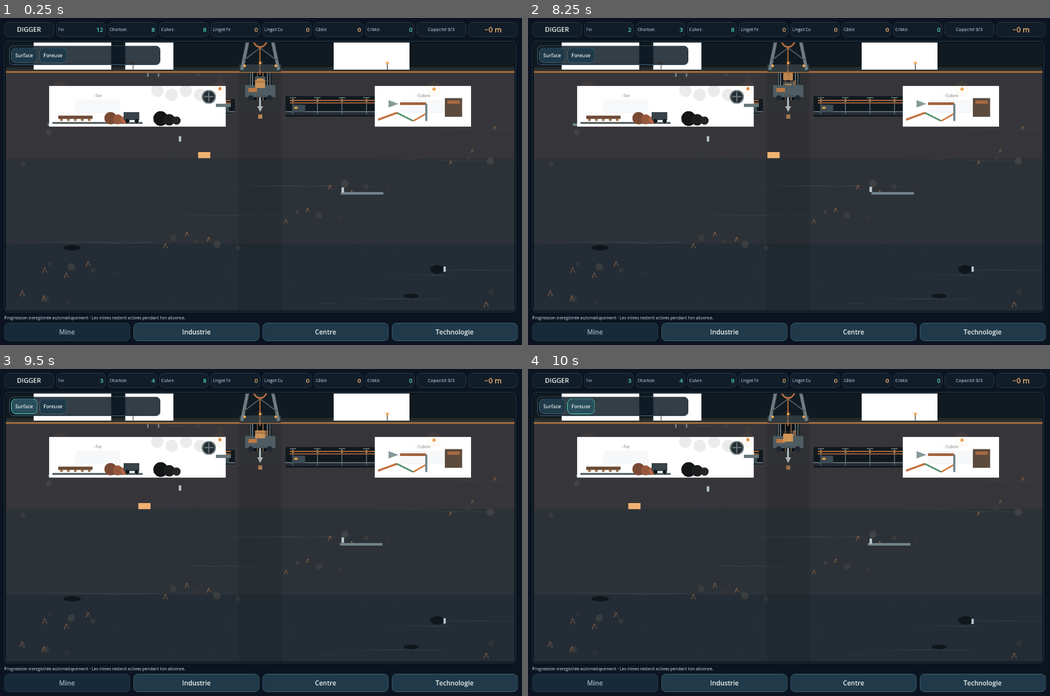
Above: before the commit, frames 1-4 (two rows, left to right).
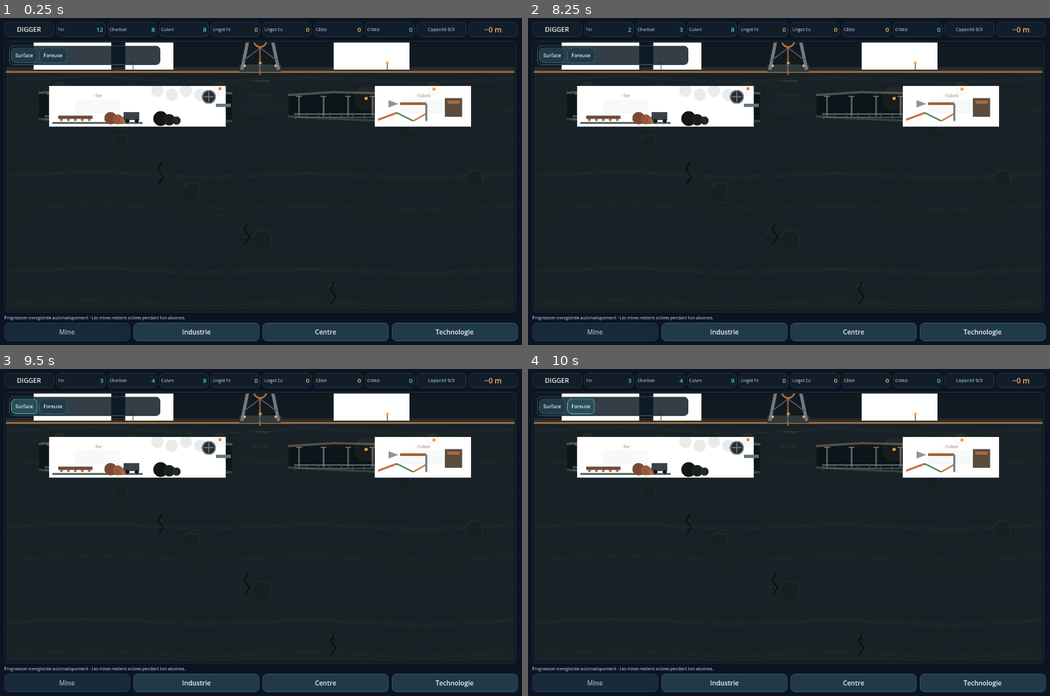
Above: after the commit, the same moments.

Repository: devjonathan1999-del/Project-Digger
Game: Godot game, scene res://scenes/main.tscn
Same seed, same stepped clock (60 frames per second), same inputs: the game is played once before the commit and once after it.
Inputs:
- Up to frame 1 (0.25 s): no input
- Up to frame 2 (8.25 s): click "Surface" at 0.5 s; click "Foreuse" at 1.25 s; click "Industrie" at 2 s; click "Améliorer" at 2.75 s; click "Lingot de fer" at 3.5 s; click "Lancer le lot" at 4.25 s; click "Câble" at 5 s; click "Mine" at 5.75 s; click "Centre" at 6.5 s; click "Technologie" at 7.25 s; click "Mine" at 8 s
- Up to frame 3 (9.5 s): click "Surface" at 8.75 s
- Up to frame 4 (10 s): click "Foreuse" at 9.5 s

The runs differ from the first frame. In frame 1, 17% of the frame differs, in the area x 1-99%, y 16-89%; in frame 2, 17%; in frame 3, 17%; in frame 4, 17%.

Commit message:
feat: add final rock mass lighting and atmosphere

Diff:
--- a/src/industry/ui/mine_module_renderer.gd
+++ b/src/industry/ui/mine_module_renderer.gd
@@ -20,6 +20,11 @@
     "coal_identity_score": 0,
     "copper_identity_score": 0,
     "crystal_identity_score": 0,
+    "rock_mass_score": 0,
+    "large_cavity_count": 0,
+    "light_pool_count": 0,
+    "atmosphere_effect_count": 0,
+    "deep_cyan_strength": 0.0,
 }
 
 func _ready() -> void:
@@ -37,9 +42,11 @@
 
     var surface_profile: Dictionary = Layout.surface_profile(center_level)
     var shaft_profile: Dictionary = Layout.shaft_profile(viewport_size.x, depth)
+    var geology_profile: Dictionary = Layout.geology_profile(depth)
     var modules: Array = surface_profile.get("modules", [])
     var station_depths: Array = shaft_profile.get("station_depths", [])
     var crystal_visible := depth >= 90
+    var depth_band := maxi(0, depth / 30)
 
     _metrics["surface_module_count"] = modules.size()
     _metrics["surface_feature_count"] = modules.size()
@@ -52,6 +59,11 @@
     _metrics["coal_identity_score"] = 6
     _metrics["copper_identity_score"] = 6
     _metrics["crystal_identity_score"] = 5 if crystal_visible else 0
+    _metrics["rock_mass_score"] = 6 + depth_band * 2 + int(geology_profile.get("strata_count", 3))
+    _metrics["large_cavity_count"] = int(geology_profile.get("cavity_count", 0)) + (1 if depth >= 120 else 0)
+    _metrics["light_pool_count"] = 4 + mini(depth_band, 4)
+    _metrics["atmosphere_effect_count"] = 3 + mini(depth_band, 5)
+    _metrics["deep_cyan_strength"] = float(geology_profile.get("cyan_strength", 0.04))
     queue_redraw()
 
 func metrics() -> Dictionary:
@@ -60,9 +72,229 @@
 func _draw() -> void:
     if _state.is_empty():
         return
+    _draw_final_geology()
     _draw_surface_base()
     _draw_resource_installations()
     _draw_hero_shaft()
+
+func _draw_final_geology() -> void:
+    var depth := int(_state.get("depth", 0))
+    var geology: Dictionary = Layout.geology_profile(depth)
+    var cyan_strength := float(geology.get("cyan_strength", 0.04))
+    var surface_y := _depth_to_y(0.0)
+    var rock_top := clampf(surface_y, 0.0, size.y)
+
+    # The v0.6 geology is intentionally opaque so the Mine reads as a world,
+    # not as schematic lines layered on the old renderer.
+    draw_rect(Rect2(Vector2.ZERO, size), Color("091117"))
+    var rock_color := Color("182126")
+    if depth >= 60:
+        rock_color = Color("151f25")
+    if depth >= 120:
+        rock_color = Color("111d24")
+    rock_color = rock_color.lerp(Color("12343a"), cyan_strength * 0.22)
+    draw_rect(Rect2(0.0, rock_top, size.x, maxf(0.0, size.y - rock_top)), rock_color)
+
+    _draw_rock_strata(geology, rock_top, cyan_strength)
+    _draw_large_cavities(depth, cyan_strength)
+    _draw_gallery_network(depth, cyan_strength)
+    _draw_ambient_effects(depth, cyan_strength)
+
+func _draw_rock_strata(geology: Dictionary, rock_top: float, cyan_strength: float) -> void:
+    var strata_count := int(geology.get("strata_count", 3)) + 5
+    var scroll_depth := float(_state.get("scroll_depth", 0.0))
+    var spacing := 78.0
+    var phase := fposmod(scroll_depth * PIXELS_PER_METER, spacing)
+    for index in range(strata_count):
+        var y := rock_top + 18.0 + float(index) * spacing - phase
+        if y < rock_top - 30.0 or y > size.y + 30.0:
+            continue
+        var wave := float((index * 17 + int(scroll_depth)) % 23)
+        var points := PackedVector2Array([
+            Vector2(0.0, y + wave * 0.15),
+            Vector2(size.x * 0.18, y - 8.0 + wave * 0.08),
+            Vector2(size.x * 0.38, y + 7.0 - wave * 0.11),
+            Vector2(size.x * 0.60, y - 5.0 + wave * 0.10),
+            Vector2(size.x * 0.82, y + 9.0 - wave * 0.06),
+            Vector2(size.x, y - 3.0),
+        ])
+        var strata_color := Color(0.27, 0.31, 0.31, 0.30)
+        if index % 3 == 1:
+            strata_color = Color(0.40, 0.29, 0.22, 0.22)
+        elif index % 3 == 2:
+            strata_color = Color(0.15, 0.35 + cyan_strength * 0.18, 0.38 + cyan_strength * 0.24, 0.18)
+        draw_polyline(points, strata_color, 5.0, true)
+        draw_polyline(points, Color(0.03, 0.05, 0.06, 0.72), 1.5, true)
+
+    var block_count := int(geology.get("rock_block_count", 2)) + 5
+    for index in range(block_count):
+        var block_x := fposmod(73.0 + float(index) * 173.0 + scroll_depth * 3.0, maxf(1.0, size.x - 70.0)) + 35.0
+        var block_y := rock_top + 48.0 + fposmod(float(index) * 121.0 + scroll_depth * 11.0, maxf(80.0, size.y - rock_top - 70.0))
+        var radius := 12.0 + float(index % 4) * 4.0
+        draw_circle(Vector2(block_x, block_y), radius, Color(0.08, 0.11, 0.12, 0.48))
+        draw_arc(Vector2(block_x, block_y), radius, -2.8, 0.4, 16, Color(0.36, 0.37, 0.34, 0.24), 2.0)
+
+    var fracture_count := int(geology.get("fracture_count", 2)) + 2
+    for index in range(fracture_count):
+        var x := fposmod(120.0 + float(index) * 211.0, maxf(1.0, size.x - 100.0)) + 50.0
+        var y := rock_top + 75.0 + fposmod(float(index) * 147.0 - scroll_depth * 5.0, maxf(90.0, size.y - rock_top - 90.0))
+        var fracture := PackedVector2Array([
+            Vector2(x, y),
+            Vector2(x - 9.0, y + 17.0),
+            Vector2(x + 4.0, y + 34.0),
+            Vector2(x - 7.0, y + 51.0),
+        ])
+        draw_polyline(fracture, Color(0.02, 0.03, 0.035, 0.90), 2.5, true)
+
+func _draw_large_cavities(depth: int, cyan_strength: float) -> void:
+    if depth < 90:
+        return
+    var cavity_depths: Array[float] = [90.0]
+    if depth >= 120:
+        cavity_depths.append(120.0)
+    if depth >= 150:
+        cavity_depths.append(150.0)
+    for index in range(cavity_depths.size()):
+        var cavity_depth := float(cavity_depths[index])
+        var y := _depth_to_y(cavity_depth)
+        if y < -125.0 or y > size.y + 125.0:
+            continue
+        var x := size.x * (0.22 if index % 2 == 0 else 0.78)
+        var radius := 72.0 + float(index) * 9.0
+        draw_circle(Vector2(x, y), radius, Color("0a1216"))
+        draw_circle(Vector2(x - radius * 0.55, y + 8.0), radius * 0.60, Color("0a1216"))
+        draw_circle(Vector2(x + radius * 0.50, y - 5.0), radius * 0.66, Color("0a1216"))
+        draw_arc(Vector2(x, y), radius, -2.9, 0.1, 30, Color(0.35, 0.39, 0.39, 0.42), 5.0)
+        if cavity_depth >= 90.0:
+            draw_circle(Vector2(x, y), radius * 0.78, Color(0.10, 0.70, 0.73, 0.025 + cyan_strength * 0.055))
+            for crystal_index in range(3 + index):
+                var crystal_x := x - 36.0 + float(crystal_index) * 24.0
+                var crystal_base := Vector2(crystal_x, y + radius * 0.56)
+                draw_colored_polygon(PackedVector2Array([
+                    crystal_base + Vector2(-5.0, 0.0),
+                    crystal_base + Vector2(0.0, -18.0 - float(crystal_index % 2) * 8.0),
+                    crystal_base + Vector2(6.0, 0.0),
+                ]), Color(0.20, 0.84, 0.87, 0.30 + cyan_strength * 0.40))
+
+func _draw_gallery_network(depth: int, cyan_strength: float) -> void:
+    var depths: Array[float] = [12.0]
+    for horizon in [30, 60, 90, 120, 150]:
+        if horizon <= depth:
+            depths.append(float(horizon))
+    for gallery_depth in depths:
+        var y := _depth_to_y(gallery_depth)
+        if y < -100.0 or y > size.y + 100.0:
+            continue
+        _draw_gallery_cavity(gallery_depth, -1, y, cyan_strength)
+        _draw_gallery_cavity(gallery_depth, 1, y, cyan_strength)
+
+func _draw_gallery_cavity(depth_value: float, side: int, y: float, cyan_strength: float) -> void:
+    var total_depth := int(_state.get("depth", 0))
+    var center_level := int(_state.get("center_level", 1))
+    var profile: Dictionary = Layout.gallery_profile(int(depth_value), side, total_depth, center_level)
+    var shaft_width := float(_metrics.get("shaft_width", 120.0))
+    var shaft_left := size.x * 0.5 - shaft_width * 0.5
+    var shaft_right := size.x * 0.5 + shaft_width * 0.5
+    var width_scale := float(profile.get("width_scale", 0.8))
+    var max_width := size.x * 0.38
+    var tunnel_width := clampf(max_width * width_scale, 125.0, max_width)
+    var height := clampf(float(profile.get("height", 48.0)) + 22.0, 58.0, 92.0)
+    var x_start := 0.0
+    var x_end := 0.0
+    if side < 0:
+        x_end = shaft_left + 3.0
+        x_start = maxf(18.0, x_end - tunnel_width)
+    else:
+        x_start = shaft_right - 3.0
+        x_end = minf(size.x - 18.0, x_start + tunnel_width)
+
+    var key := absi(int(depth_value) * 17 + side * 31)
+    var jag_a := float((key % 9) - 4)
+    var jag_b := float(((key / 3) % 11) - 5)
+    var cavity := PackedVector2Array([
+        Vector2(x_start, y - height * 0.34 + jag_a),
+        Vector2(lerpf(x_start, x_end, 0.28), y - height * 0.50 - jag_b * 0.35),
+        Vector2(lerpf(x_start, x_end, 0.62), y - height * 0.42 + jag_a * 0.30),
+        Vector2(x_end, y - height * 0.36 - jag_b * 0.25),
+        Vector2(x_end, y + height * 0.40),
+        Vector2(lerpf(x_start, x_end, 0.64), y + height * 0.50 - jag_a * 0.20),
+        Vector2(lerpf(x_start, x_end, 0.26), y + height * 0.43 + jag_b * 0.20),
+        Vector2(x_start, y + height * 0.34),
+    ])
+    draw_colored_polygon(cavity, Color("0c1519"))
+
+    var ceiling := PackedVector2Array([cavity[0], cavity[1], cavity[2], cavity[3]])
+    var floor_line := PackedVector2Array([cavity[7], cavity[6], cavity[5], cavity[4]])
+    draw_polyline(ceiling, Color("4c5250"), 5.0, true)
+    draw_polyline(floor_line, Color("393f3e"), 5.0, true)
+
+    var support_spacing := maxi(46, int(profile.get("support_spacing", 52)))
+    var usable_start := minf(x_start, x_end) + 26.0
+    var usable_end := maxf(x_start, x_end) - 22.0
+    var support_x := usable_start
+    while support_x < usable_end:
+        draw_line(Vector2(support_x, y - height * 0.34), Vector2(support_x, y + height * 0.34), Color("596367"), 4.0)
+        draw_line(Vector2(support_x - 7.0, y - height * 0.34), Vector2(support_x + 7.0, y - height * 0.34), Color("925d3d"), 3.0)
+        support_x += float(support_spacing)
+
+    var rail_y := y + height * 0.27
+    draw_line(Vector2(x_start + 14.0, rail_y), Vector2(x_end - 14.0, rail_y), Color("7b8588"), 2.0)
+    draw_line(Vector2(x_start + 14.0, rail_y + 8.0), Vector2(x_end - 14.0, rail_y + 8.0), Color("5d6669"), 2.0)
+    var sleeper_start := minf(x_start, x_end) + 18.0
+    var sleeper_end := maxf(x_start, x_end) - 18.0
+    var sleeper_x := sleeper_start
+    while sleeper_x < sleeper_end:
+        draw_line(Vector2(sleeper_x, rail_y - 3.0), Vector2(sleeper_x, rail_y + 11.0), Color("554538"), 3.0)
+        sleeper_x += 28.0
+
+    var light_x := lerpf(x_start, x_end, 0.48)
+    var light_color := Color("e6a051")
+    draw_circle(Vector2(light_x, y - height * 0.27), 4.0, light_color)
+    draw_circle(Vector2(light_x, y - height * 0.27), 30.0, Color(light_color.r, light_color.g, light_color.b, 0.055))
+    if depth_value >= 90.0:
+        var cyan_x := lerpf(x_start, x_end, 0.72)
+        draw_circle(Vector2(cyan_x, y + 4.0), 22.0, Color(0.18, 0.84, 0.85, 0.025 + cyan_strength * 0.055))
+        draw_circle(Vector2(cyan_x, y + 4.0), 2.5, Color(0.27, 0.92, 0.92, 0.50 + cyan_strength * 0.35))
+
+func _draw_ambient_effects(depth: int, cyan_strength: float) -> void:
+    var scroll_depth := float(_state.get("scroll_depth", 0.0))
+    var animation_phase := float(_state.get("animation_phase", 0.0))
+    var effect_count := int(_metrics.get("atmosphere_effect_count", 4))
+
+    # Deterministic dust motes: animation phase only moves existing particles.
+    for index in range(effect_count * 3):
+        var x := fposmod(31.0 + float(index) * 97.0 + animation_phase * (3.0 + float(index % 3)), maxf(1.0, size.x - 24.0)) + 12.0
+        var y := fposmod(53.0 + float(index) * 71.0 - scroll_depth * 4.0 + animation_phase * 5.0, maxf(1.0, size.y - 30.0)) + 15.0
+        var alpha := 0.12 + float(index % 3) * 0.035
+        draw_circle(Vector2(x, y), 1.1 + float(index % 2) * 0.7, Color(0.76, 0.68, 0.56, alpha))
+
+    # Steam/exhaust near shaft stations.
+    var shaft_x := size.x * 0.5
+    for index in range(mini(3, effect_count)):
+        var steam_depth := 30.0 + float(index) * 30.0
+        if steam_depth > float(depth):
+            continue
+        var steam_y := _depth_to_y(steam_depth) - 16.0
+        if steam_y < -40.0 or steam_y > size.y + 40.0:
+            continue
+        var drift := sin(animation_phase * 0.8 + float(index)) * 5.0
+        var steam := PackedVector2Array([
+            Vector2(shaft_x + 48.0, steam_y + 14.0),
+            Vector2(shaft_x + 55.0 + drift, steam_y + 4.0),
+            Vector2(shaft_x + 51.0 - drift * 0.4, steam_y - 8.0),
+        ])
+        draw_polyline(steam, Color(0.70, 0.76, 0.76, 0.18), 3.0, true)
+
+    if depth >= 90:
+        var pulse := 0.75 + sin(animation_phase * 0.9) * 0.15
+        for deep_horizon in [90.0, 120.0, 150.0]:
+            if deep_horizon > float(depth):
+                continue
+            var y := _depth_to_y(deep_horizon)
+            if y < -100.0 or y > size.y + 100.0:
+                continue
+            var glow_x := size.x * (0.25 if int(deep_horizon) % 60 == 30 else 0.76)
+            draw_circle(Vector2(glow_x, y), 54.0, Color(0.12, 0.82, 0.85, cyan_strength * 0.045 * pulse))
 
 func _draw_surface_base() -> void:
     var ground_y := _depth_to_y(0.0)
